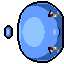
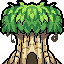
Layer changes from the first 64x64 image to the second:
showed group "assets" (37 layers) over [0, 0, 64, 64]
added layer "Layer 150" in group "assets" over [1, 1, 63, 64]
added layer "Layer 156" in group "assets" over [2, 2, 62, 23]
added layer "Layer 155" in group "assets" over [1, 6, 63, 39]
added layer "Layer 151" in group "assets" over [2, 2, 62, 36]
added layer "Layer 158" in group "assets" over [23, 41, 41, 54]
added layer "Layer 157" in group "assets" over [10, 38, 54, 63]
added layer "Layer 154" in group "assets" over [3, 29, 61, 64]
added layer "Layer 152" in group "assets" over [4, 30, 60, 64]
added layer "Layer 153" in group "assets" over [27, 53, 37, 64]
added layer "Layer 162" in group "assets" over [0, 1, 62, 64]
added layer "Layer 161" in group "assets" over [2, 1, 64, 64]
added layer "Layer 160" in group "assets" over [1, 2, 63, 64]
added layer "Layer 159" in group "assets" over [1, 0, 63, 63]
hid "slime copy 2" (1st of 2, in "Group 1"), moved it into group "Group 1" over [4, 1, 64, 63]
